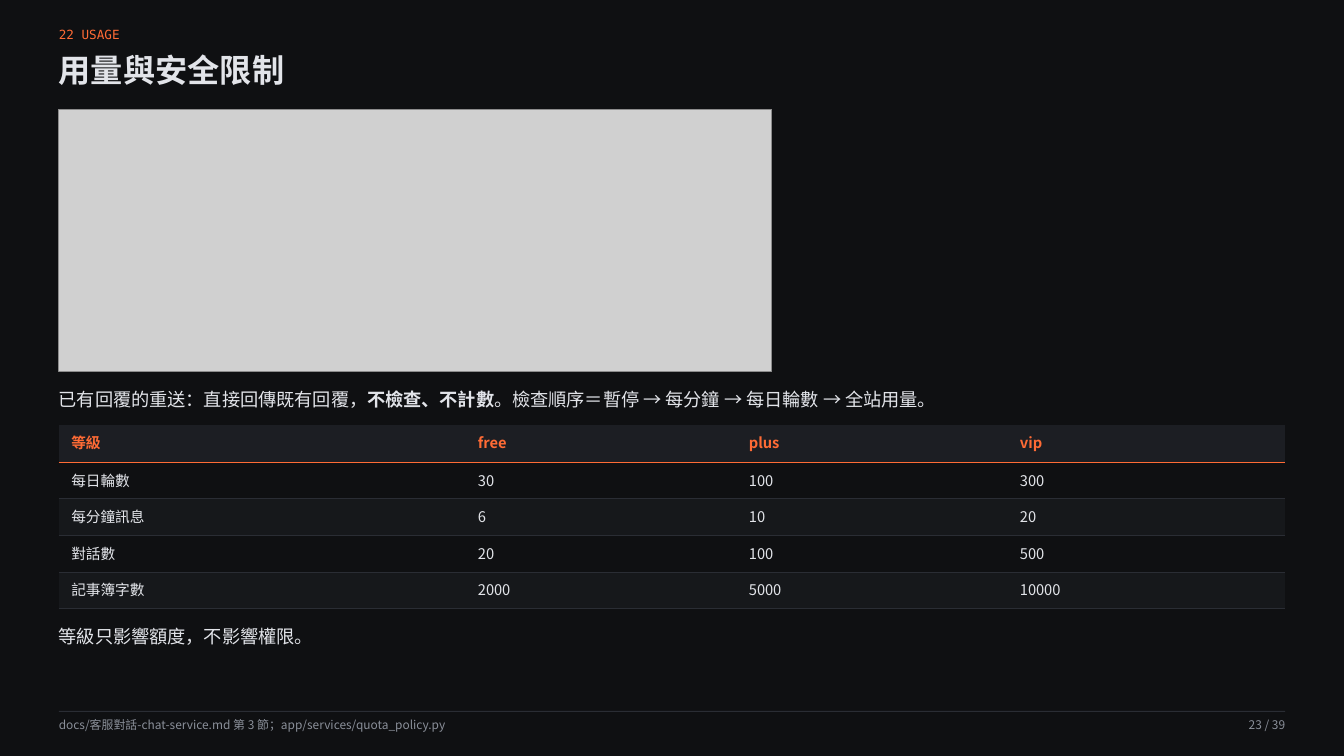
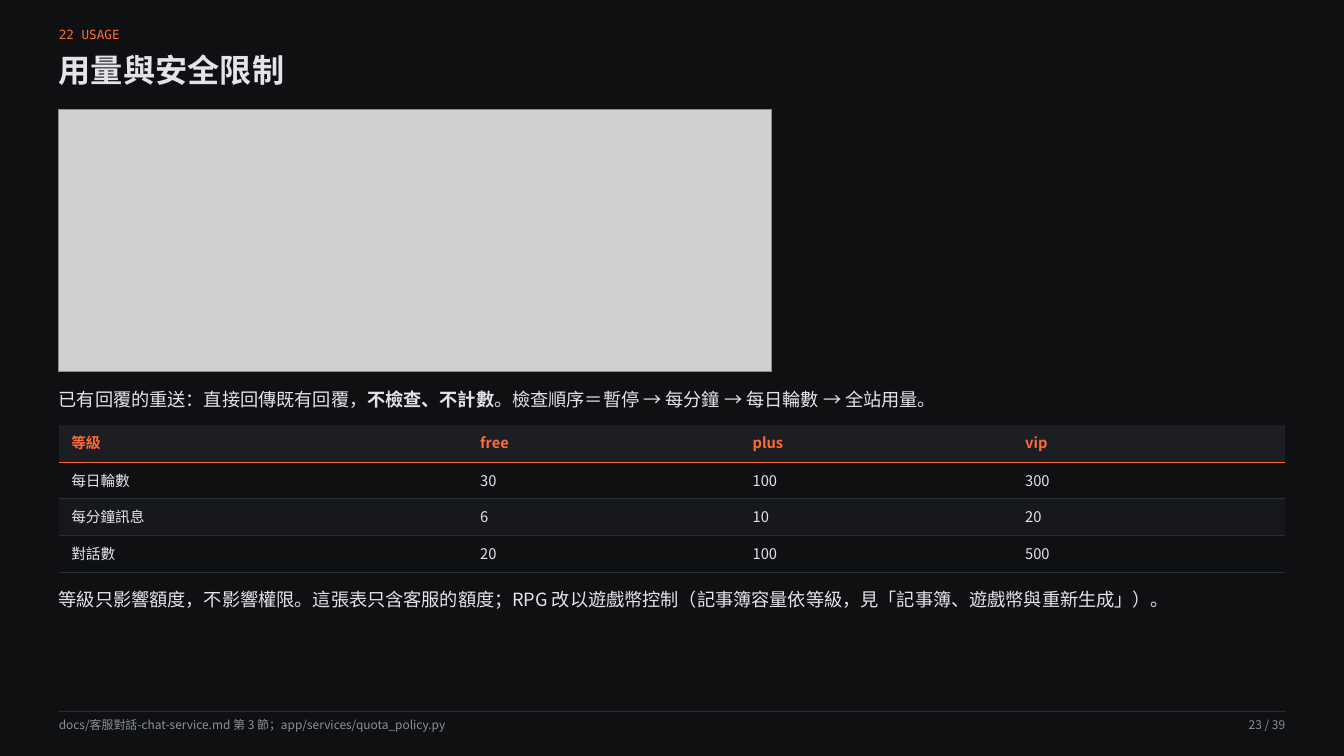
Before and after one commit to pp466pp466/R.A.C, a slide deck: slide 23 of docs/2.1簡報.pptx. Drawn at 1344x756 pixels with LibreOffice and Linux fonts; fonts in the diff are those of the drawing; grey boxes stand for pictures. Boxes give left, top, right and bottom in pixels: in the first picture for what was removed or moved away, otherwise in the second. Text is boxed around its words. In the diff, an @@ line names an element or a change of style, - is before the commit and + after.

```diff
--- a/docs/2.1簡報.pptx
+++ b/docs/2.1簡報.pptx
@@ table at (58,424,1285,572) @@
-row 5: 記事簿字數 | 2000 | 5000 | 10000
@@ text at (59,590,1169,609): text changed @@
-等級只影響額度，不影響權限。
+等級只影響額度，不影響權限。這張表只含客服的額度；RPG 改以遊戲幣控制（記事簿容量依等級，見「記事簿、遊戲幣與重新生成」）。
```
Also in this commit, not shown: 2 other files.
